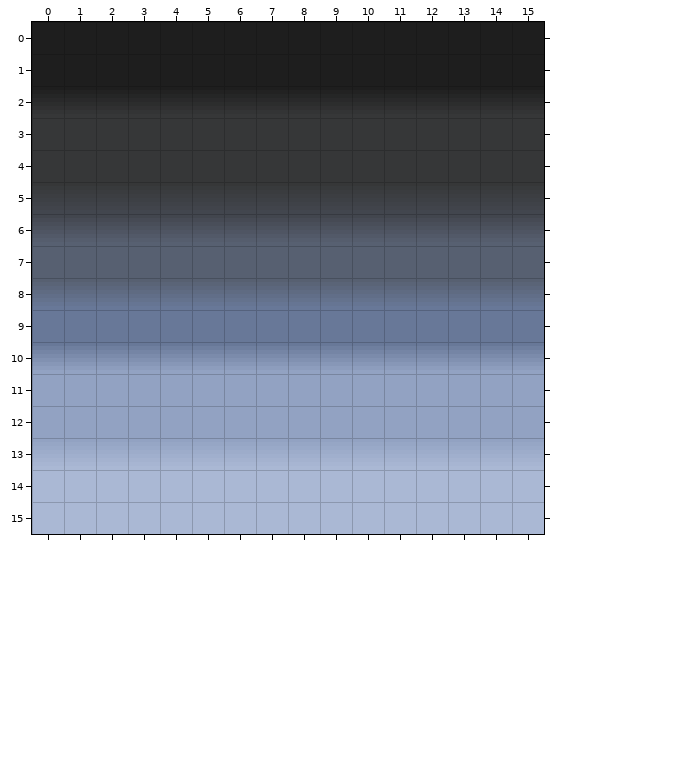
Two states of a Tiled map, arduino/tinyrun/assets/skymap.tmx. The picture above was drawn from the file before the commit.
Cells are 8x8 px. Shown: x 0..15, y 0..15.
The same view after the edit:
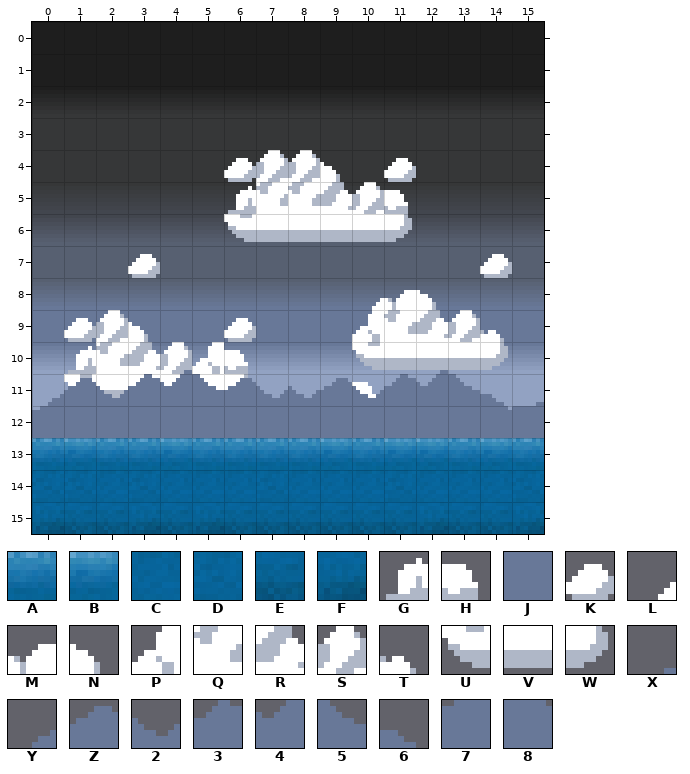
Key: from "ztiles-foreground": A 168, B 169, C 184, D 185, E 200, F 201; from "ztiles-sky": G 12, H 13, J 95, K 144, L 160, M 161, N 162, P 176, Q 177, R 178, S 179, T 180, U 192, V 193, W 196, X 212, Y 224, Z 225, 2 226, 3 227, 4 228, 5 229, 6 230, 7 240, 8 246.
_ is an empty cell.
Tiles of an added or newly shown layer are drawn over the layers below it.
The exact change:
Layer "clouds" (added):
Tile G is added in row 5 at x 6; in row 10 at x 1; in row 11 at x 9.
Tile H is added in row 5 at x 11; in row 10 at x 6; in row 11 at x 10.
Tile K is added in row 4 at x 6 and 11; in row 7 at x 3 and 14; in row 9 at x 1 and 6.
Tile L is added in row 8 at x 10.
Tile M is added in row 8 at x 11.
Tile N is added in row 4 at x 9; in row 8 at x 12; in row 9 at x 3.
Tile P is added in row 9 at x 10; in row 10 at x 5.
Tile Q is added in row 5 at x 7 to 8; in row 9 at x 11; in row 10 at x 2.
Tile R is added in row 5 at x 9; in row 9 at x 12; in row 10 at x 3.
Tile S is added in row 4 at x 7 to 8; in row 5 at x 10; in row 9 at x 2 and 13; in row 10 at x 4.
Tile T is added in row 9 at x 14.
Tile U is added in row 6 at x 6; in row 10 at x 10; in row 11 at x 1.
Tile V is added in row 6 at x 7 to 10; in row 10 at x 11 to 13; in row 11 at x 2 to 5.
Tile W is added in row 6 at x 11; in row 10 at x 14; in row 11 at x 6.
Layer "mountains" (added):
Tile 2 is added in row 11 at x 2, 7 to 8 and 10.
Tile 3 is added in row 11 at x 3 and 11.
Tile 4 is added in row 11 at x 4 and 12.
Tile 5 is added in row 11 at x 5 and 13.
Tile 6 is added in row 11 at x 14.
Tile 7 is added in row 12 at x 0.
Tile 8 is added in row 12 at x 14.
Tile J is added in row 12 at x 1 to 13 and 15.
Tile X is added in row 10 at x 4 and 12; in row 11 at x 15.
Tile Y is added in row 11 at x 0.
Tile Z is added in row 11 at x 1, 6 and 9.
Layer "foreground" (added):
Tile A is added in row 13 at x 0, 2 to 3, 5 to 8, 10, 13 and 15.
Tile B is added in row 13 at x 1, 4, 9, 11 to 12 and 14.
Tile C is added in row 14 at x 2, 4 to 6, 8 to 10 and 12 to 14.
Tile D is added in row 14 at x 0 to 1, 3, 7, 11 and 15.
Tile E is added in row 15 at x 1 to 2, 4, 6 to 11 and 13 to 14.
Tile F is added in row 15 at x 0, 3, 5, 12 and 15.
Boxes around the changes in both pictures, in picture pixels (x1, y1, x2, y2):
added: (224, 150, 416, 242)
added: (128, 254, 160, 278)
added: (480, 254, 512, 278)
added: (32, 290, 544, 534)
